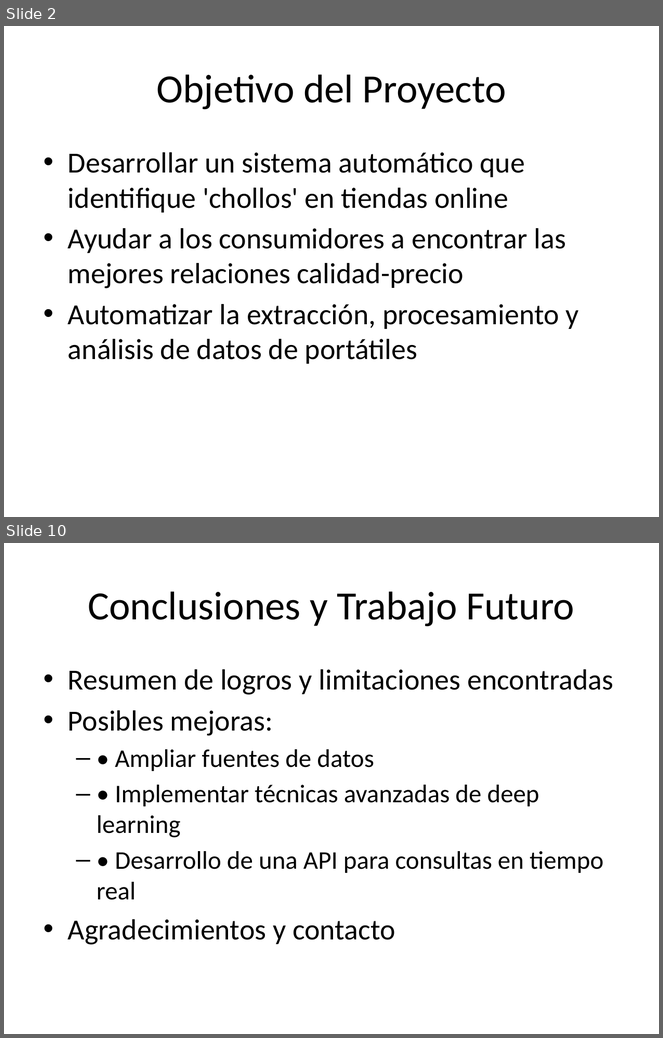
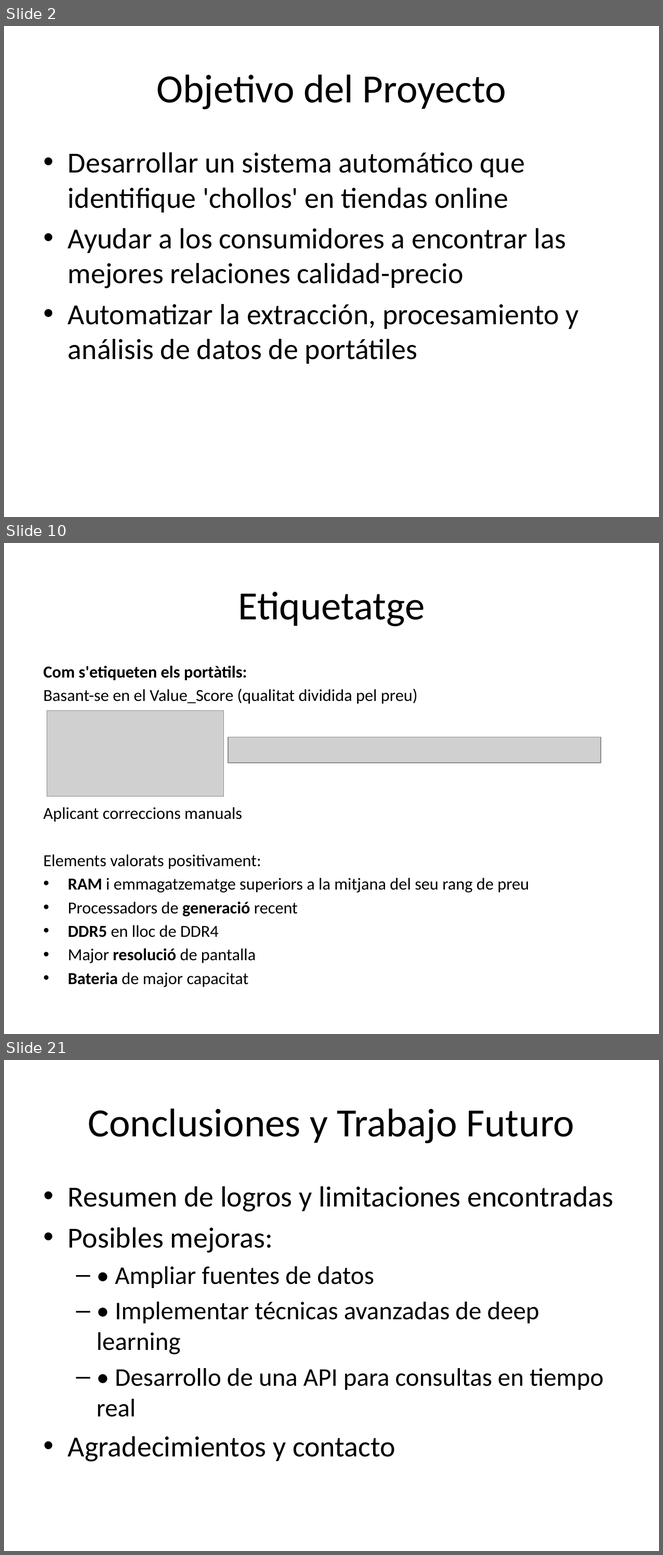
Before and after one commit to OlVeRaS94/PROYECTO-PIA-OFERTAS, a slide deck: presentacion_chollos.pptx. Shown one above the other, each under a label of ours: slides 2 and 10 before the commit, slides 2, 10 and 21 after it; the slides between them are not shown. The pictures are 663x1038 and 663x1555 pixels, drawn with LibreOffice and Linux fonts; fonts in the diff are those of the drawing; grey boxes stand for pictures. Boxes give left, top, right and bottom in pixels: in the first picture for what was removed or moved away, otherwise in the second. Text is boxed around its words. In the diff, an @@ line names an element or a change of style, - is before the commit and + after.

```diff
--- a/presentacion_chollos.pptx
+++ b/presentacion_chollos.pptx
@@ slide 10 added at (4,543,659,1034), background #FFFFFF @@
@@ title added at (238,591,425,627), 44 pt, text #000000 @@
+Etiquetatge
@@ text added at (44,666,529,988), 18.5 pt, text #000000 @@
+Com s'etiqueten els portàtils:
+Basant-se en el Value_Score (qualitat dividida pel preu)
+Aplicant correccions manuals
+Elements valorats positivament:
+• RAM i emmagatzematge superiors a la mitjana del seu rang de preu
+• Processadors de generació recent
+• DDR5 en lloc de DDR4
+• Major resolució de pantalla
+• Bateria de major capacitat
@@ picture added at (47,711,224,797) @@
@@ picture added at (228,737,601,763) @@
@@ what was slide 10 is now slide 21 @@
```
Also in this commit, not shown: 3 slides changed, 15 other slides added, 5 slides removed.
